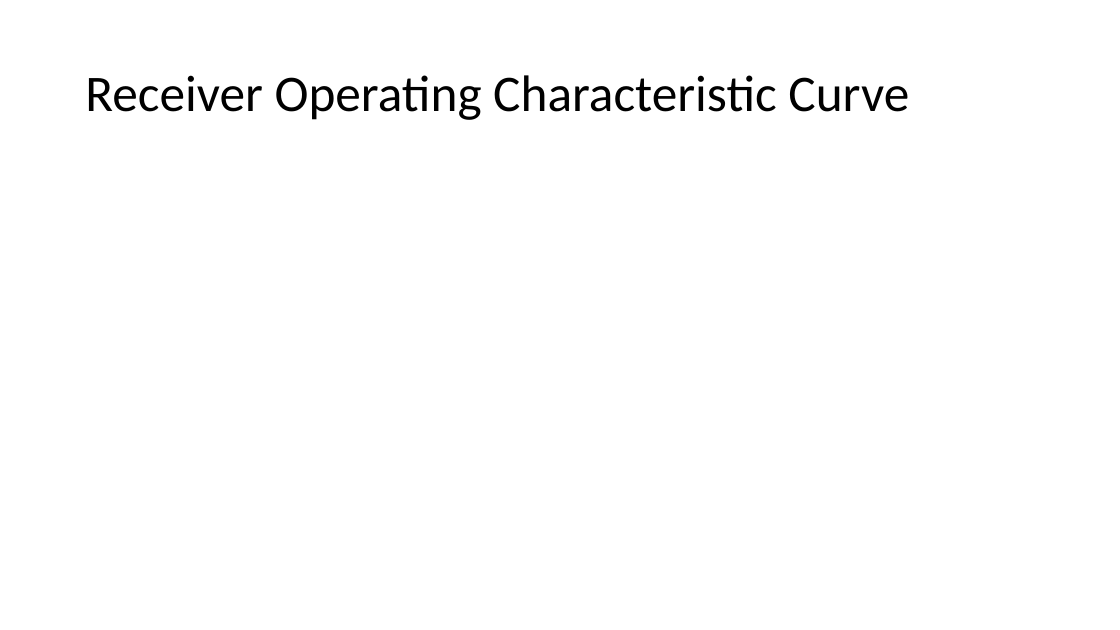
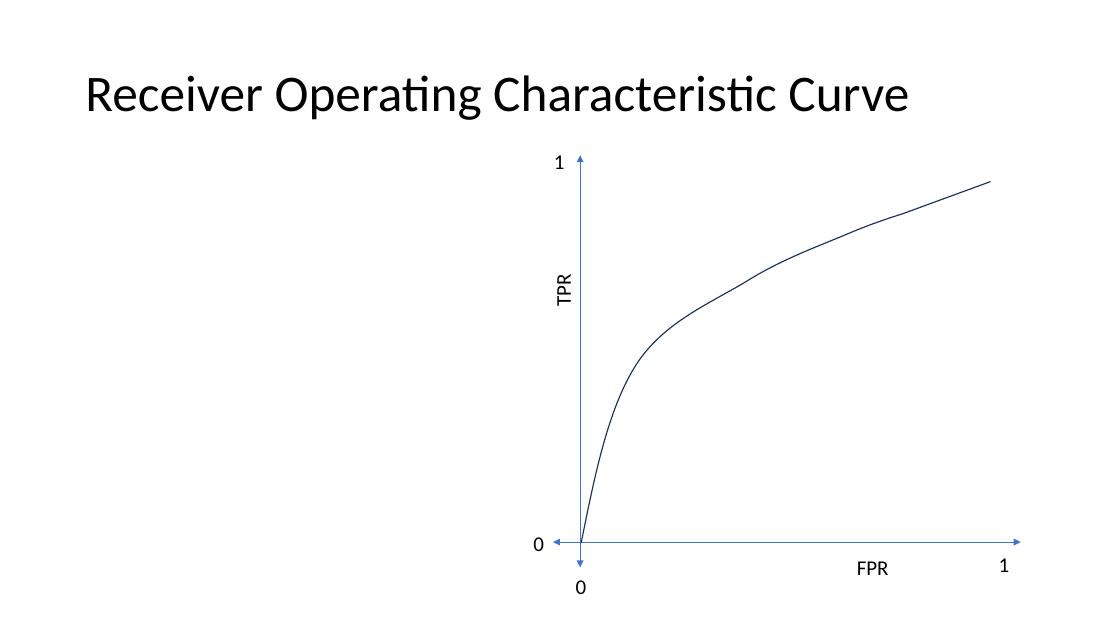
Before and after one commit to meenakshsundaram/AIML, a slide deck: slide 26 of DecisionTrees/DecisionTrees.pptx. Drawn at 1120x630 pixels with LibreOffice and Linux fonts; fonts in the diff are those of the drawing; grey boxes stand for pictures. Boxes give left, top, right and bottom in pixels: in the first picture for what was removed or moved away, otherwise in the second. Text is boxed around its words. In the diff, an @@ line names an element or a change of style, - is before the commit and + after.

Commit message:
Add ROC, PR curve

```diff
--- a/DecisionTrees/DecisionTrees.pptx
+++ b/DecisionTrees/DecisionTrees.pptx
@@ text added at [554, 155, 565, 169], 18 pt, text #000000 @@
+1
@@ double arrow added from (581, 155) to (581, 568), #4472C4 0.5 pt @@
@@ freeform shape added at [581, 181, 991, 543], outline #1E3256 1 pt @@
@@ text added at [551, 277, 577, 305], 18 pt, text #000000 @@
+TPR
@@ text added at [533, 537, 544, 551], 18 pt, text #000000 @@
+0
@@ double arrow added from (553, 542) to (1021, 542), #4472C4 0.5 pt @@
@@ text added at [857, 561, 889, 575], 18 pt, text #000000 @@
+FPR
@@ text added at [999, 558, 1010, 572], 18 pt, text #000000 @@
+1
@@ text added at [576, 580, 587, 594], 18 pt, text #000000 @@
+0
```
Also in this commit, not shown: 2 other slides changed.
